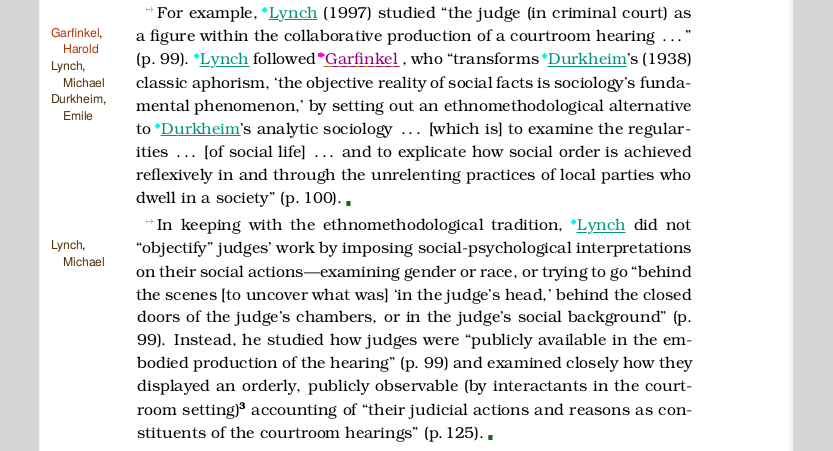
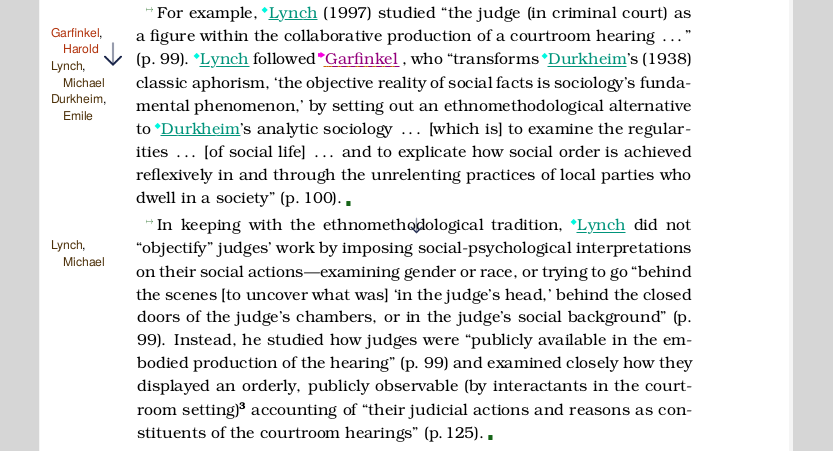
Before/after of a 833 x 451 layered artwork. What changed in the layer stack:
painted on "Screenshot from 2025-12-05 15-51-36.png" over 104, 42, 423, 234
